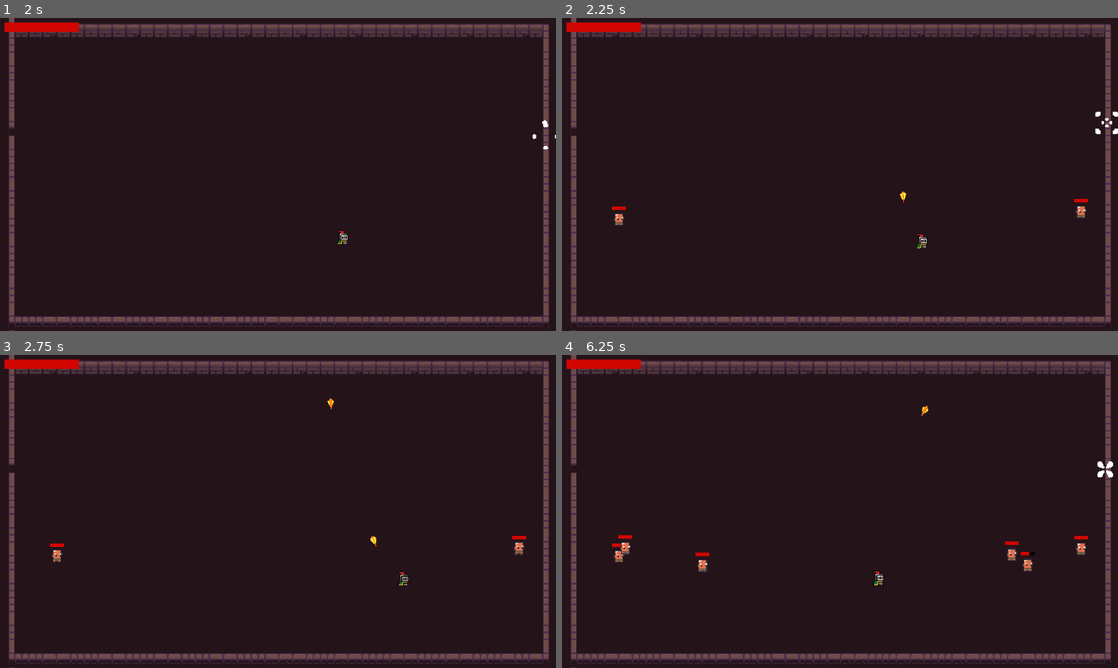
Above: before the commit, frames 1-4 (two rows, left to right).
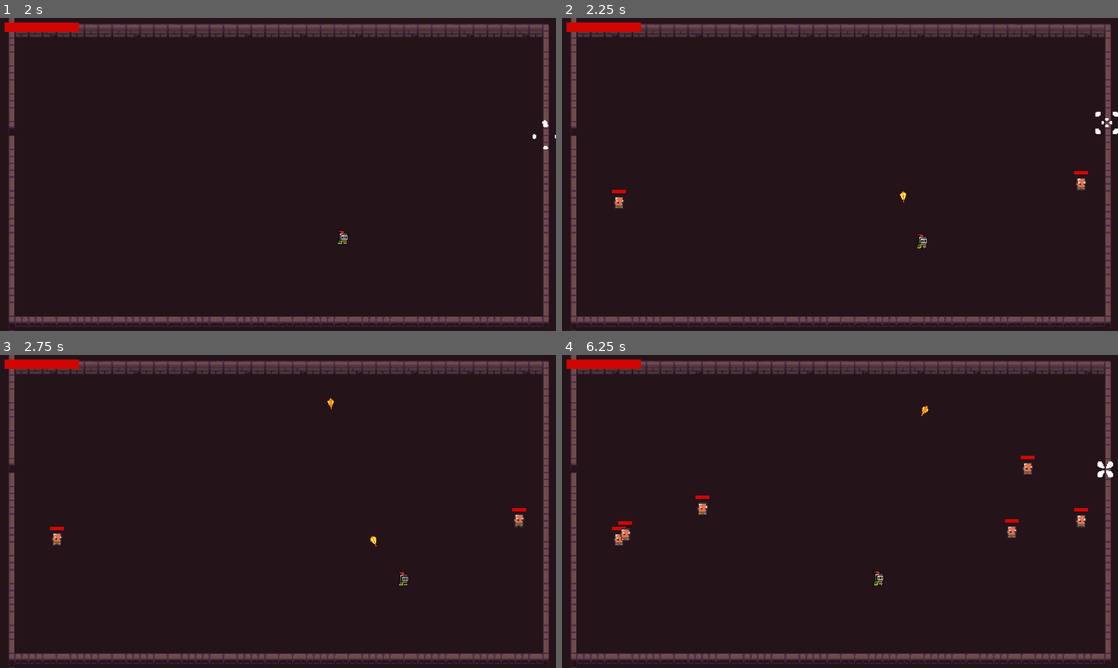
Above: after the commit, the same moments.

Repository: eat-chestnut/vampire-rougelike
Game: Godot game, scene res://scenes/Player/Main.tscn
Same seed, same stepped clock (60 frames per second), same inputs: the game is played once before the commit and once after it.
Inputs (mouse positions are in pixels of both pictures, inside the frame that each line leads up to):
- Up to frame 1 (2 s): tap Enter at 0.5 s; move the mouse to (400, 158) at 0.52 s; press the mouse at (400, 158) at 0.53 s; hold D (move_right) 0.53-1.28 s; move the mouse to (166, 190) at 1.27 s; release the mouse at (166, 190) at 1.28 s; hold S (move_down) from 1.28 s (still down); click (166, 190) at 1.35 s
- Up to frame 2 (2.25 s): move the mouse to (895, 105) at 2.02 s; release S (move_down) at 2.03 s; press the mouse at (895, 105) at 2.03 s; hold D (move_right) from 2.03 s (still down)
- Up to frame 3 (2.75 s): keep holding D (move_right)
- Up to frame 4 (6.25 s): move the mouse to (812, 574) at 2.77 s; release D (move_right) at 2.78 s; release the mouse at (812, 574) at 2.78 s; hold W (move_up) 2.78-3.53 s; click (812, 574) at 2.85 s; move the mouse to (1006, 558) at 3.52 s; press the mouse at (1006, 558) at 3.53 s; hold A (move_left) 3.53-5.03 s; move the mouse to (673, 464) at 4.27 s; release the mouse at (673, 464) at 4.28 s; click (673, 464) at 4.35 s; move the mouse to (867, 511) at 5.02 s; press the mouse at (867, 511) at 5.03 s; hold S (move_down) 5.03-5.78 s; move the mouse to (756, 433) at 5.77 s; release the mouse at (756, 433) at 5.78 s; hold D (move_right) from 5.78 s (still down); click (756, 433) at 5.85 s

Frame 1 is identical in both runs. In frame 2, 0.3% of the frame differs, in the area x 9-95%, y 48-67%; in frame 3, 0.4%; in frame 4, 1.0%, in the area x 9-95%, y 32-70%.

Commit message:
Prompt 2：修复刷怪随机位置分布（enemy_spawer.gd）

Diff:
--- a/scenes/Enemy/enemy_spawer.gd
+++ b/scenes/Enemy/enemy_spawer.gd
@@ -23,7 +23,7 @@
 	var r = sqrt(randf_range(0 , spawn_radius * spawn_radius))
 
 	var x = global_position.x + r *cos(theta)
-	var y = global_position.y + r * sign(theta)
+	var y = global_position.y + r * sin(theta)
 
 	return Vector2(x, y)
 
